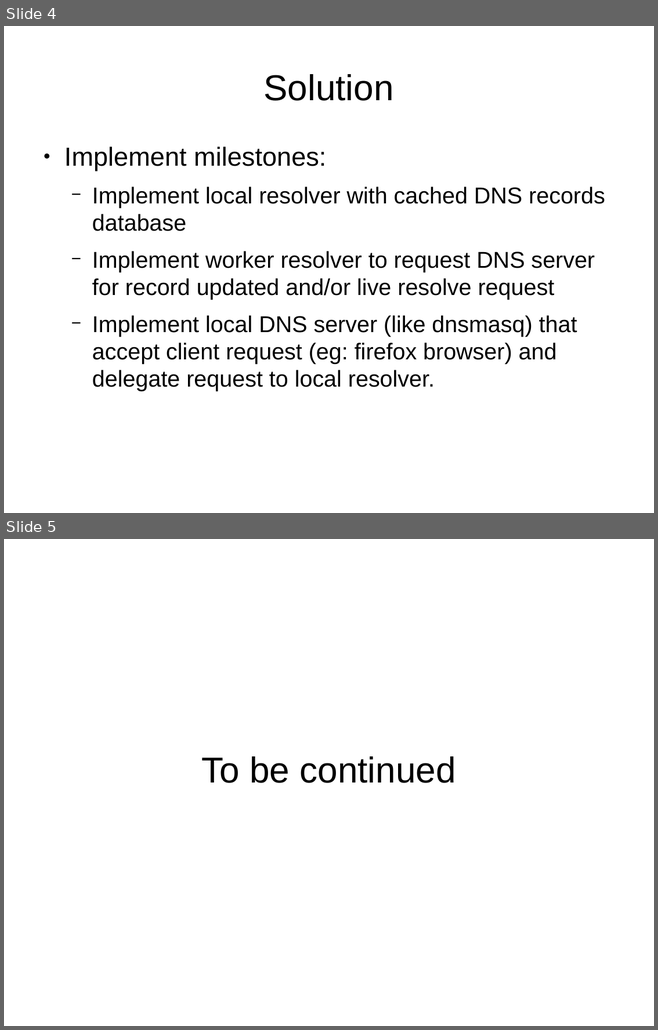
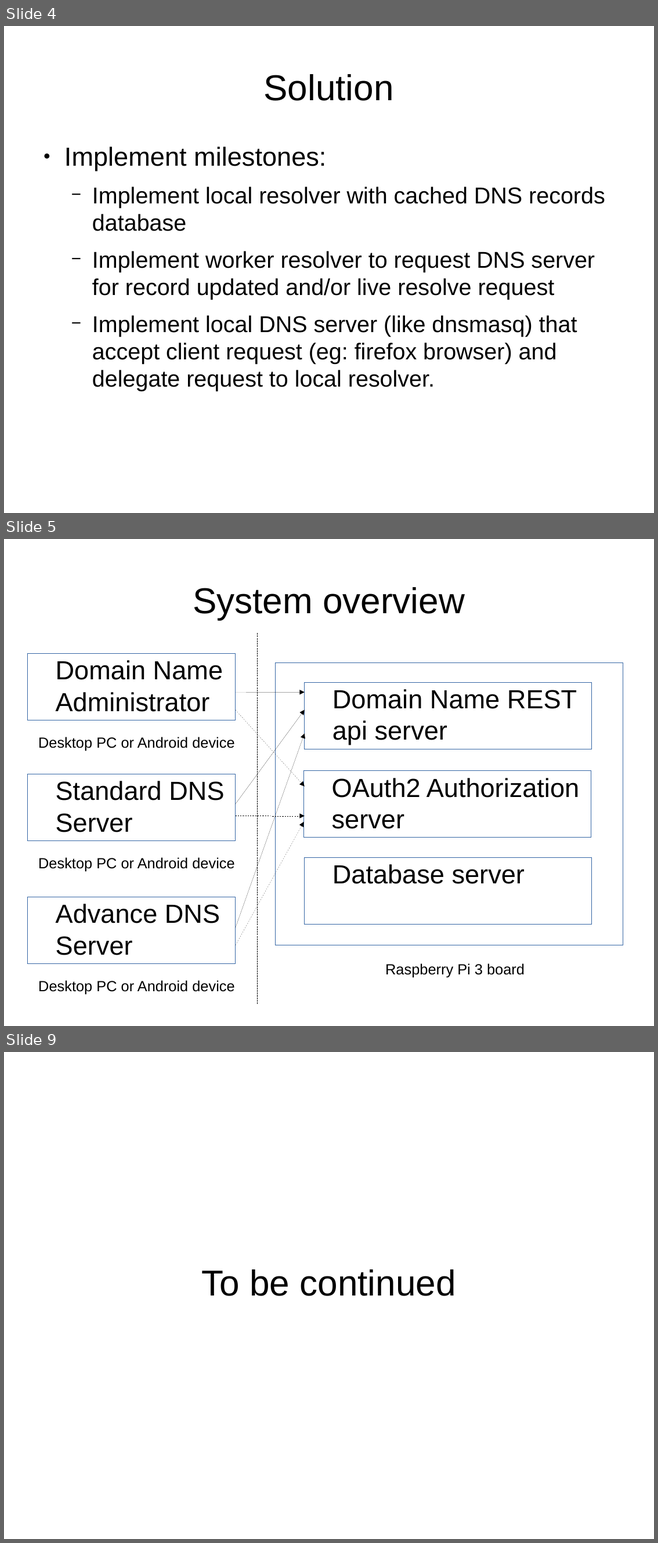
Before and after one commit to FanDakFai/dnsoverhttps, a slide deck: docs/OpenTrustDNSResolver.odp. Shown one above the other, each under a label of ours: slides 4 and 5 before the commit, slides 4, 5 and 9 after it; the slides between them are not shown. The pictures are 658x1030 and 658x1543 pixels, drawn with LibreOffice and Linux fonts; fonts in the diff are those of the drawing. Boxes give left, top, right and bottom in pixels: in the first picture for what was removed or moved away, otherwise in the second. Text is boxed around its words. In the diff, an @@ line names an element or a change of style, - is before the commit and + after.

Commit message:
[OpenTrustDNSResolver] update introduction document, add Authriation Server design (scope, and permission)

```diff
--- a/docs/OpenTrustDNSResolver.odp
+++ b/docs/OpenTrustDNSResolver.odp
@@ slide 5 added at (x1=4, y1=539, x2=654, y2=1026), background #FFFFFF @@
@@ title added at (x1=192, y1=587, x2=465, y2=620), 44 pt, text #000000 @@
+System overview
@@ line added from (257, 634) to (257, 1005), #000000 0 pt @@
@@ text added at (x1=28, y1=654, x2=235, y2=721), outline #3465A4 0 pt, 32 pt, text #000000 @@
+Domain Name Administrator
@@ rectangle added at (x1=275, y1=663, x2=623, y2=946), outline #3465A4 0 pt @@
@@ arrow added from (235, 692) to (304, 692), #000000 0 pt @@
@@ text added at (x1=304, y1=683, x2=592, y2=750), outline #3465A4 0 pt, 32 pt, text #000000 @@
+Domain Name REST api server
@@ arrow added from (235, 804) to (304, 710), #000000 0 pt @@
@@ arrow added from (235, 710) to (304, 787), #000000 0 pt @@
@@ text added at (x1=38, y1=737, x2=234, y2=751), 18 pt, text #000000 @@
+Desktop PC or Android device
@@ arrow added from (235, 928) to (304, 733), #000000 0 pt @@
@@ text added at (x1=28, y1=774, x2=235, y2=841), outline #3465A4 0 pt, 32 pt, text #000000 @@
+Standard DNS Server
@@ text added at (x1=304, y1=771, x2=591, y2=838), outline #3465A4 0 pt, 32 pt, text #000000 @@
+OAuth2 Authorization server
@@ arrow added from (235, 816) to (304, 816), #000000 0 pt @@
@@ arrow added from (235, 946) to (304, 822), #000000 0 pt @@
@@ text added at (x1=38, y1=857, x2=234, y2=871), 18 pt, text #000000 @@
+Desktop PC or Android device
@@ text added at (x1=304, y1=858, x2=592, y2=925), outline #3465A4 0 pt, 32 pt, text #000000 @@
+Database server
@@ text added at (x1=28, y1=897, x2=235, y2=964), outline #3465A4 0 pt, 32 pt, text #000000 @@
+Advance DNS Server
@@ text added at (x1=385, y1=964, x2=524, y2=978), 18 pt, text #000000 @@
+Raspberry Pi 3 board
@@ text added at (x1=38, y1=980, x2=234, y2=994), 18 pt, text #000000 @@
+Desktop PC or Android device
@@ what was slide 5 is now slide 9 @@
```
Also in this commit, not shown: 3 other slides added.
